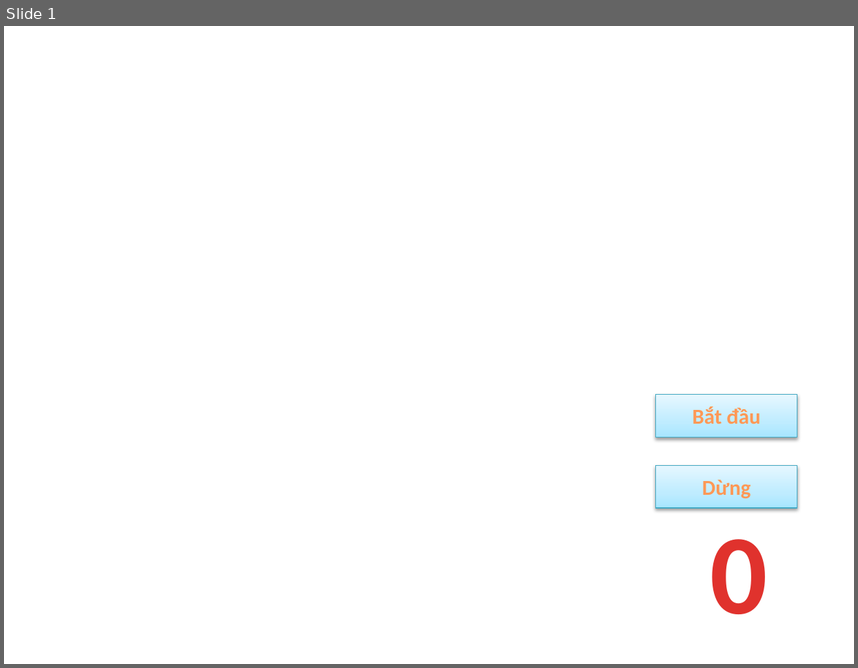
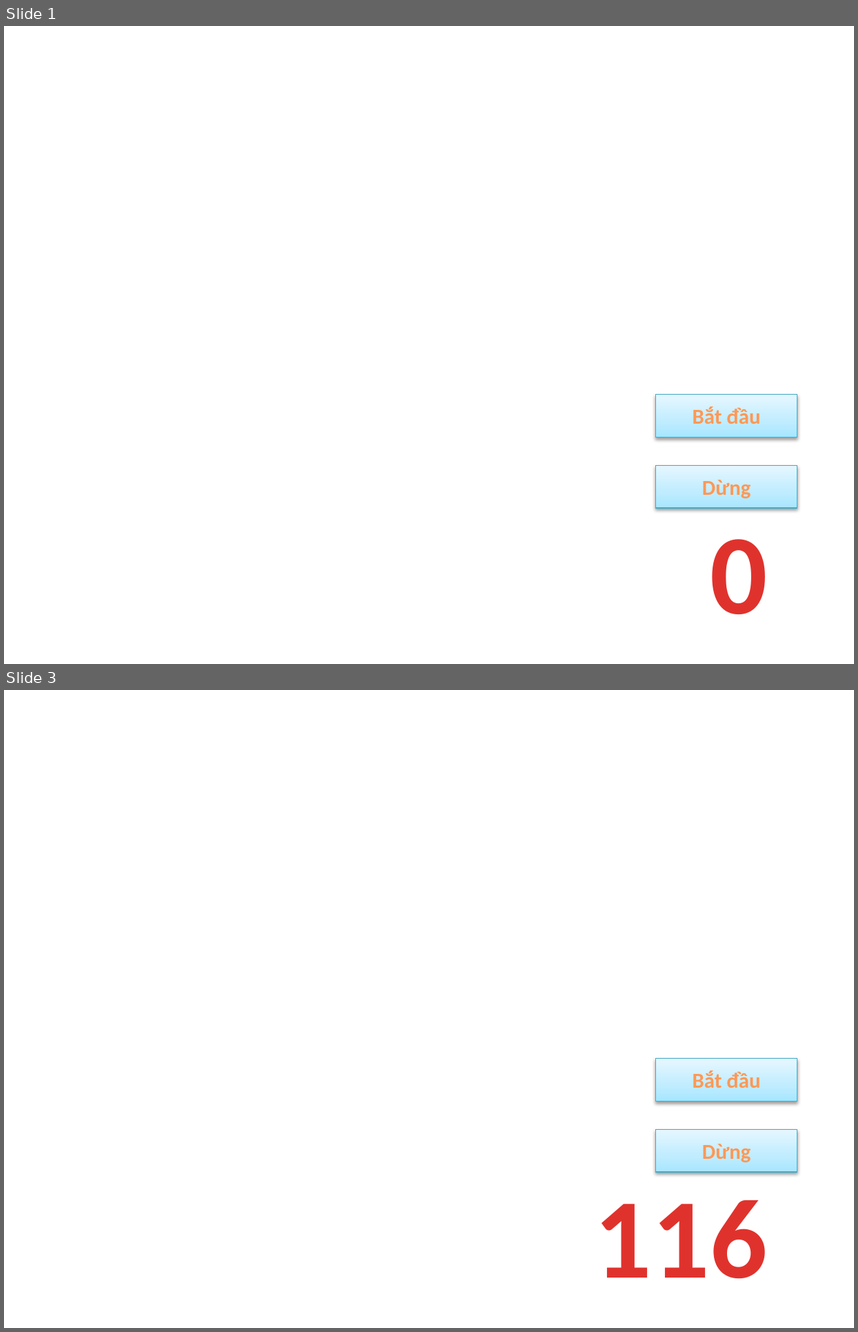
Before and after one commit to huytt/giao-an, a slide deck: DongHo.pptm. Shown one above the other, each under a label of ours: slide 1 before the commit, slides 1 and 3 after it; the slides between them are not shown. The pictures are 858x668 and 858x1332 pixels, drawn with LibreOffice and Linux fonts; fonts in the diff are those of the drawing. Boxes give left, top, right and bottom in pixels: in the first picture for what was removed or moved away, otherwise in the second. Text is boxed around its words. In the diff, an @@ line names an element or a change of style, - is before the commit and + after.

```diff
--- a/DongHo.pptm
+++ b/DongHo.pptm
@@ slide 3 added at (4,690,854,1328), background #FFFFFF @@
@@ rectangle added at (656,1058,798,1101), fill gradient #A7E6FF to #C1EDFF to #E7F8FF, outline #46AAC5 0.75 pt, 18 pt, text gradient #9D4700 to #FF9856 to #FFF5F1, bold @@
+Bắt đầu
@@ rectangle added at (656,1130,798,1172), fill gradient #A7E6FF to #C1EDFF to #E7F8FF, outline #46AAC5 0.75 pt, 18 pt, text gradient #9D4700 to #FF9856 to #FFF5F1, bold @@
+Dừng
@@ text added at (594,1200,767,1278), 96 pt, text gradient #E0322D to #A2201C, bold @@
+116
```
Also in this commit, not shown: 1 slide changed, 2 other slides added.
